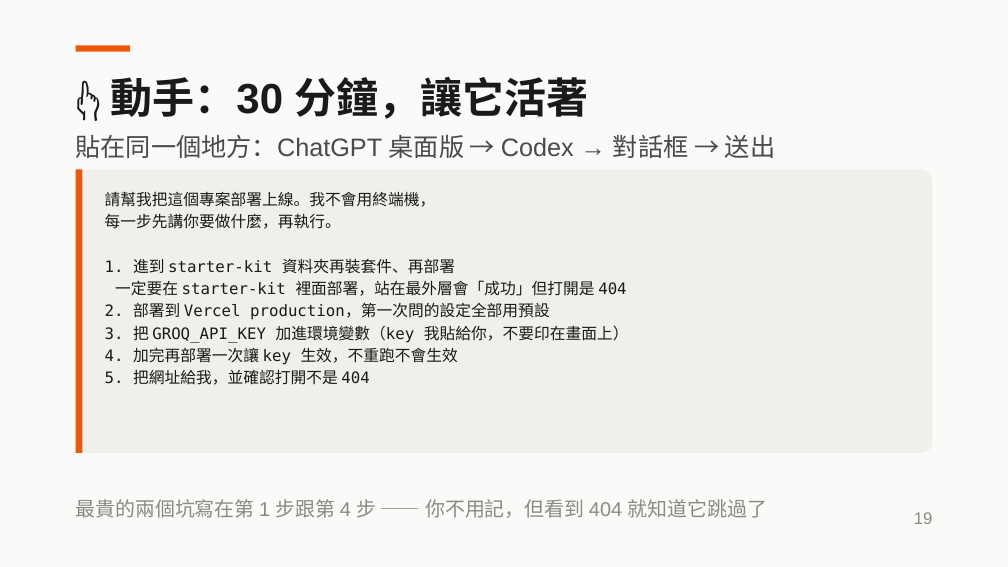
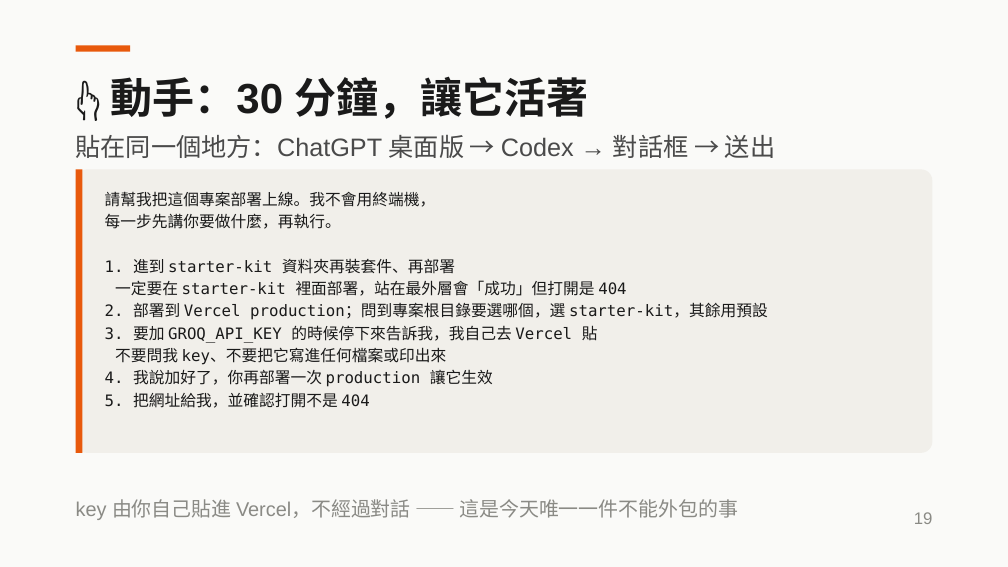
Before and after one commit to aaron20010920/unext-ai-dev-workshop, a slide deck: slide 19 of slides/2026-08-13-AI開發實戰.pptx. Drawn at 1008x567 pixels with LibreOffice and Linux fonts; fonts in the diff are those of the drawing. Boxes give left, top, right and bottom in pixels: in the first picture for what was removed or moved away, otherwise in the second. Text is boxed around its words. In the diff, an @@ line names an element or a change of style, - is before the commit and + after.

```diff
--- a/slides/2026-08-13-AI開發實戰.pptx
+++ b/slides/2026-08-13-AI開發實戰.pptx
@@ text in rounded rectangle at box(105, 303, 768, 387): text changed @@
-2. 部署到 Vercel production，第一次問的設定全部用預設
-3. 把 GROQ_API_KEY 加進環境變數（key 我貼給你，不要印在畫面上）
-4. 加完再部署一次讓 key 生效，不重跑不會生效
+2. 部署到 Vercel production；問到專案根目錄要選哪個，選 starter-kit，其餘用預設
+3. 要加 GROQ_API_KEY 的時候停下來告訴我，我自己去 Vercel 貼
+不要問我 key、不要把它寫進任何檔案或印出來
+4. 我說加好了，你再部署一次 production 讓它生效
@@ text at box(76, 499, 738, 520): text changed @@
-最貴的兩個坑寫在第 1 步跟第 4 步 —— 你不用記，但看到 404 就知道它跳過了
+key 由你自己貼進 Vercel，不經過對話 —— 這是今天唯一一件不能外包的事
```
Also in this commit, not shown: 5 other slides changed, 3 other files.
